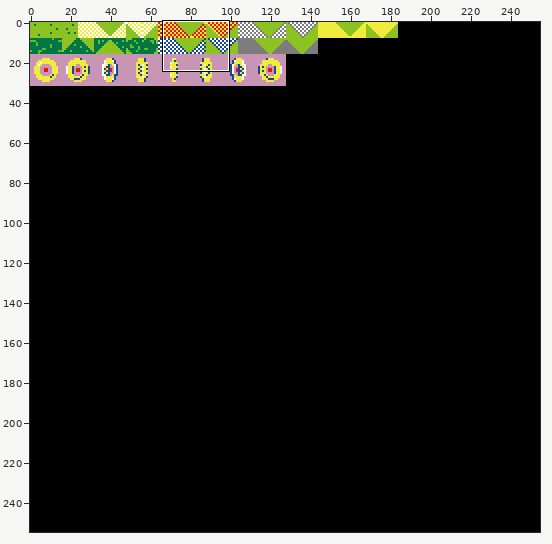
Sprite sheet, stored at ProjectFile/assets/xevious_bg.png. Above, an overview of the earlier version with the close-up marked.
Close-up. Before:
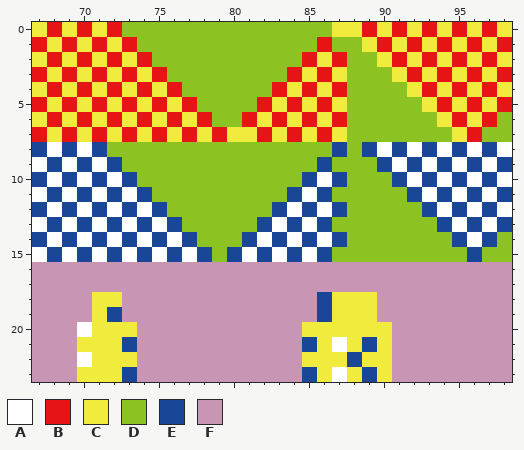
The file is 255x255 pixels. Shown: x 67..98, y 0..23.
Palette (. is transparent): A #ffffff  B #e61414  C #f0eb3c  D #8cc323  E #194696  F #c896b4
Pixels before, first column x 67:
 0 CBCBCBDDDDDDDDDDDDDDCCBCBCBCBCBC
 1 BCBCBCBDDDDDDDDDDDDBDDCBCBCBCBCB
 2 CBCBCBCBDDDDDDDDDDBCBDDCBCBCBCBC
 3 BCBCBCBCBDDDDDDDDBCBCDDDCBCBCBCB
 4 CBCBCBCBCBDDDDDDBCBCBDDDDCBCBCBC
 5 BCBCBCBCBCBDDDDBCBCBCDDDDDCBCBCB
 6 CBCBCBCBCBCBDDBCBCBCBDDDDDDCBCBD
 7 BCBCBCBCBCBCBCCBCBCBCDDDDDDDCBDD
 8 EAEAEDDDDDDDDDDDDDDDEDEAEAEAEAEA
 9 AEAEAEDDDDDDDDDDDDDEDDDEAEAEAEAE
10 EAEAEAEDDDDDDDDDDDEAEDDDEAEAEAEA
11 AEAEAEAEDDDDDDDDDEAEDDDDDEAEAEAE
12 EAEAEAEAEDDDDDDDEAEAEDDDDDEAEAEA
13 AEAEAEAEAEDDDDDEAEAEDDDDDDDEAEAE
14 EAEAEAEAEAEDDDEAEAEAEDDDDDDDEAED
15 AEAEAEAEAEAEDEAEAEAEDDDDDDDDDEDD
16 FFFFFFFFFFFFFFFFFFFFFFFFFFFFFFFF
17 FFFFFFFFFFFFFFFFFFFFFFFFFFFFFFFF
18 FFFFCCFFFFFFFFFFFFFECCCFFFFFFFFF
19 FFFFCEFFFFFFFFFFFFFECCCFFFFFFFFF
20 FFFACCCFFFFFFFFFFFCCCCCCFFFFFFFF
21 FFFCCCEFFFFFFFFFFFECACECFFFFFFFF
22 FFFACCCFFFFFFFFFFFCCCECCFFFFFFFF
23 FFFCCCEFFFFFFFFFFFECACECFFFFFFFF
Once edited:
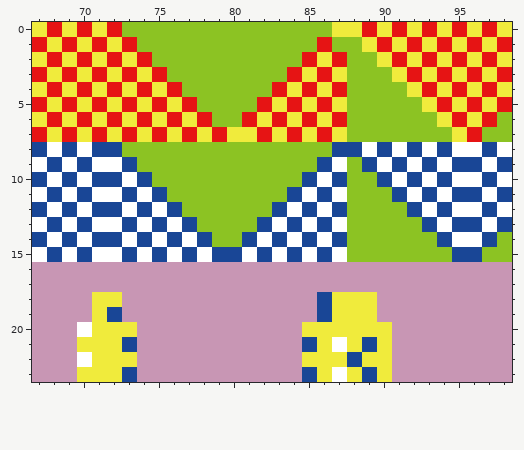
The edit:
y 8: x 72 D -> E; x 88..95 DEAEAEAE -> EAEAEAEA
y 9: x 72..73 ED -> AE; x 87 D -> A; x 89..95 DEAEAEA -> EAEAEAE
y 10: x 72..74 AED -> EAE; x 90..95 DEAEAE -> EAEAEA
y 11: x 72..75 EAED -> AEAE; x 87 D -> A; x 91..95 DEAEA -> EAEAE
y 12: x 72..76 AEAED -> EAEAE; x 92..95 DEAE -> EAEA
y 13: x 72..77 EAEAED -> AEAEAE; x 87 D -> A; x 93..95 DEA -> EAE
y 14: x 72..78 AEAEAED -> EAEAEAE; x 94..95 DE -> EA
y 15: x 72..79 EAEAEAED -> AEAEAEAE; x 87 D -> A; x 95 D -> E
Pixel boxes of the changes (left, top, right, bottom) in both close-ups:
changed: (107, 142, 227, 262)
changed: (332, 142, 467, 262)
